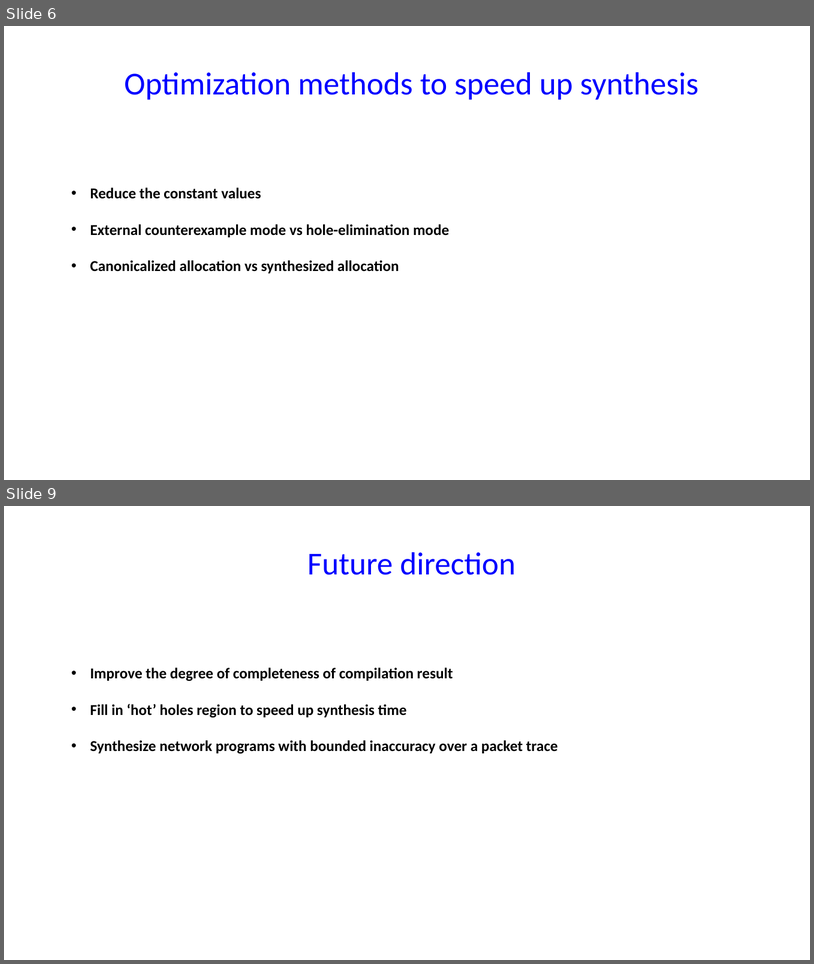
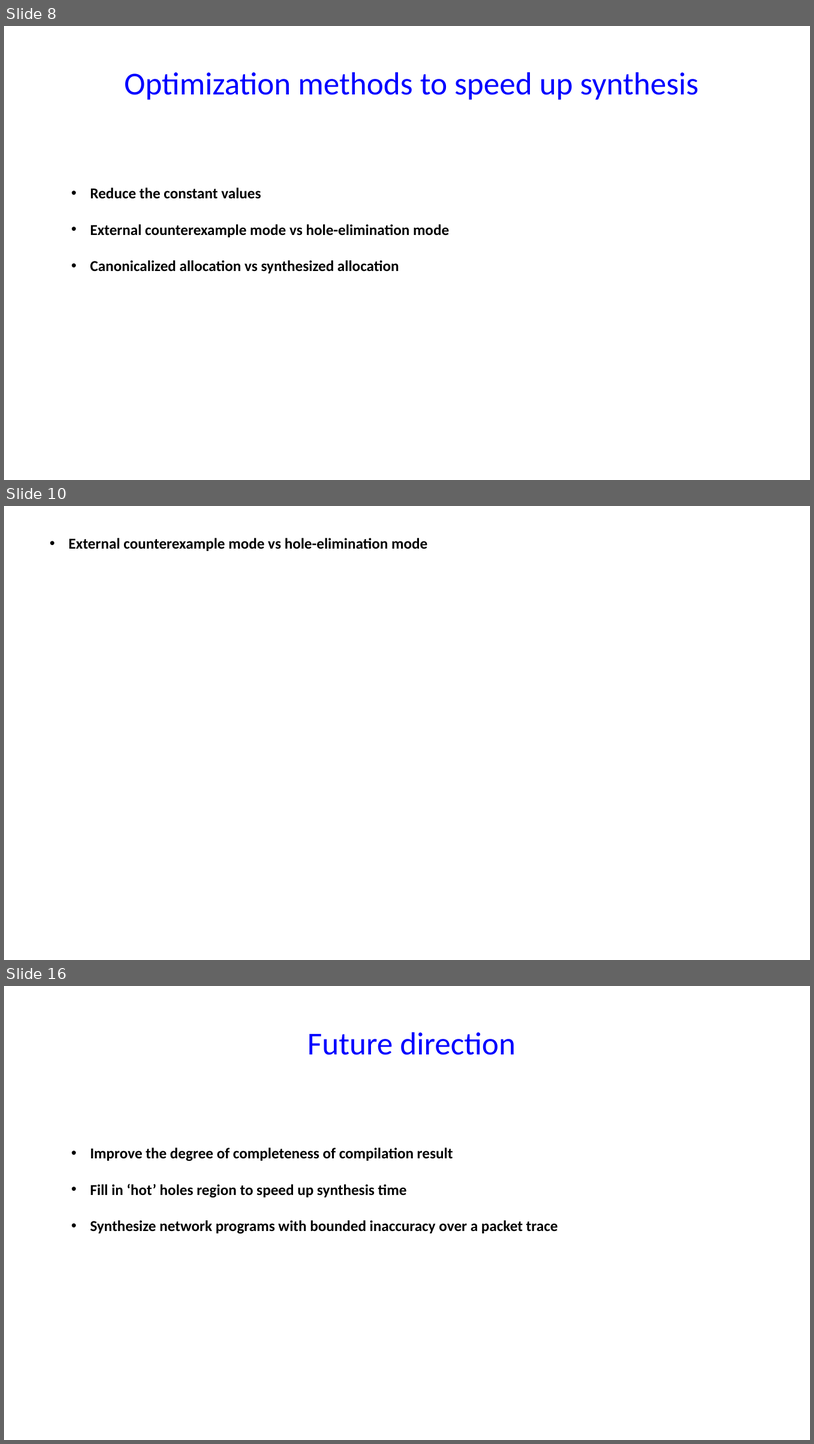
Before and after one commit to chipmunk-project/chipmunk_talk, a slide deck: HotNets_talk.pptx. Shown one above the other, each under a label of ours: slides 6 and 9 before the commit, slides 8, 10 and 16 after it; the slides between them are not shown. The pictures are 814x964 and 814x1444 pixels, drawn with LibreOffice and Linux fonts; fonts in the diff are those of the drawing. Boxes give left, top, right and bottom in pixels: in the first picture for what was removed or moved away, otherwise in the second. Text is boxed around its words. In the diff, an @@ line names an element or a change of style, - is before the commit and + after.

Commit message:
Finish all figures except ALU and cex mode

```diff
--- a/HotNets_talk.pptx
+++ b/HotNets_talk.pptx
@@ slide 10 added at (4,506,810,960), background #FFFFFF @@
@@ text added at (69,538,428,551), 18 pt, text #000000, bold @@
+• External counterexample mode vs hole-elimination mode
@@ what was slide 6 is now slide 8 @@
@@ what was slide 9 is now slide 16 @@
```
Also in this commit, not shown: 2 slides changed, 8 other slides added, 2 slides removed.
